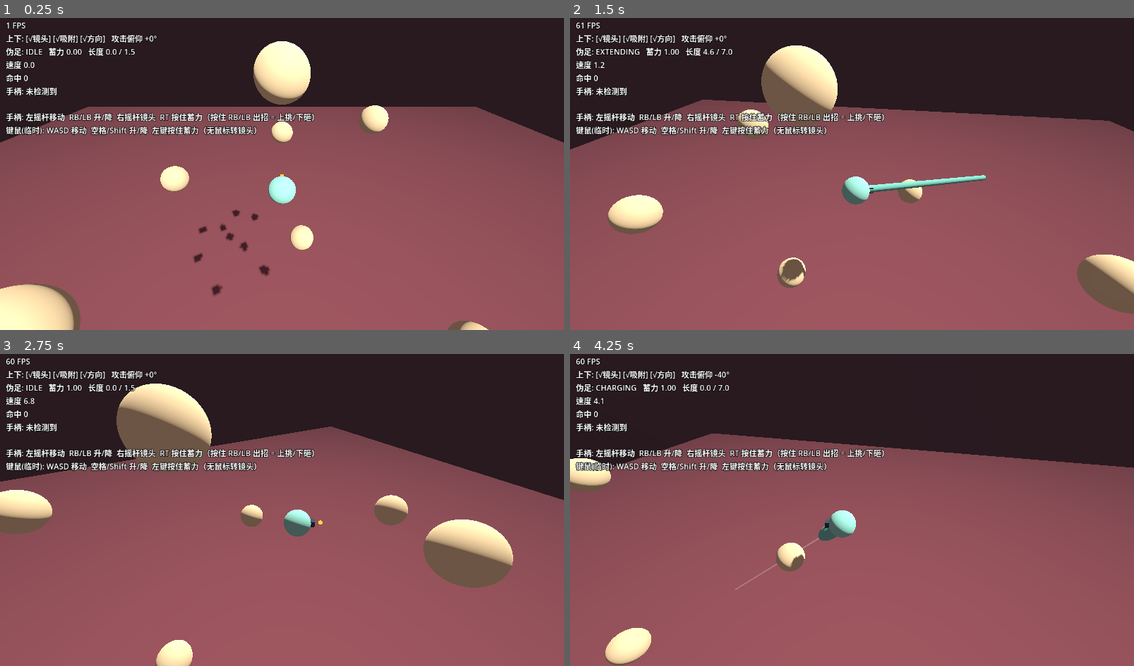
Above: before the commit, frames 1-4 (two rows, left to right).
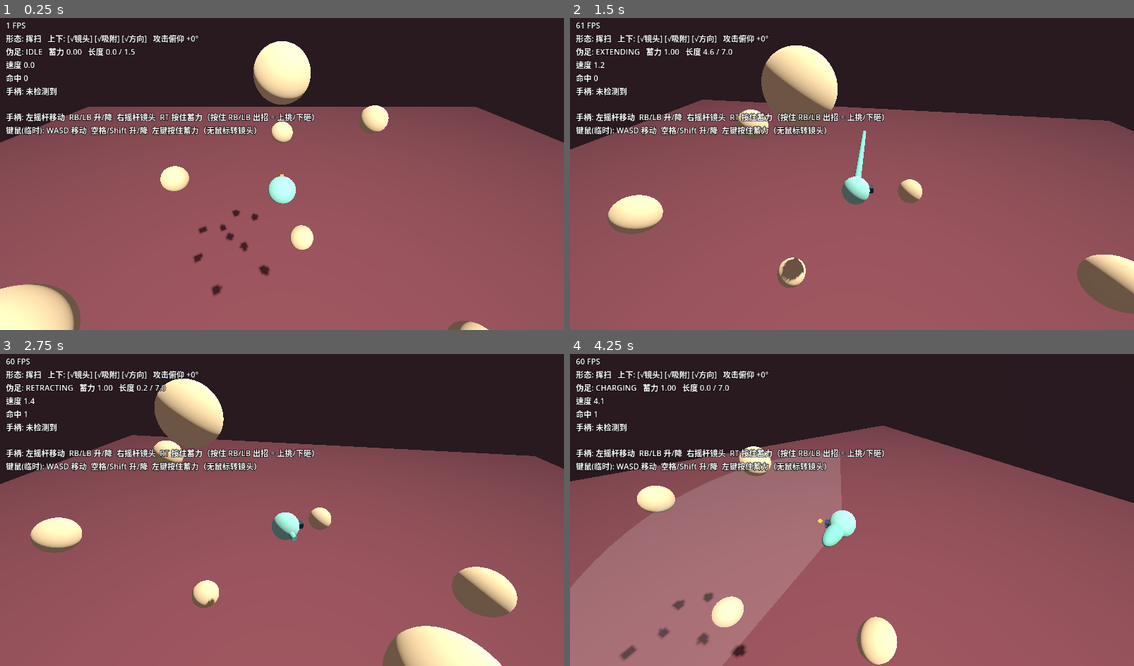
Above: after the commit, the same moments.

Repository: paddypasteur/cellgod
Game: Godot game, scene res://scenes/arena.tscn
Two runs of this game, one before a commit and one after it. Both use one fixed random seed, a clock stepped at 60 frames per second and the inputs below.
Inputs (mouse positions are in pixels of both pictures, inside the frame that each line leads up to):
- Up to frame 1 (0.25 s): no input
- Up to frame 2 (1.5 s): tap Enter at 0.5 s; move the mouse to (976, 155) at 0.52 s; press the mouse at (976, 155) at 0.53 s; hold D (move_right) 0.53-1.28 s; move the mouse to (739, 186) at 1.27 s; release the mouse at (739, 186) at 1.28 s; hold S (move_back) from 1.28 s (still down); click (739, 186) at 1.35 s
- Up to frame 3 (2.75 s): move the mouse to (338, 438) at 2.02 s; release S (move_back) at 2.03 s; press the mouse at (338, 438) at 2.03 s; hold D (move_right) from 2.03 s (still down)
- Up to frame 4 (4.25 s): move the mouse to (823, 572) at 2.77 s; release D (move_right) at 2.78 s; release the mouse at (823, 572) at 2.78 s; hold W (move_forward) 2.78-3.53 s; click (823, 572) at 2.85 s; move the mouse to (1021, 556) at 3.52 s; press the mouse at (1021, 556) at 3.53 s; hold A (move_left) from 3.53 s (still down)

The runs differ from the first frame. In frame 1, 0.6% of the frame differs, in the area x 1-36%, y 5-9%; in frame 2, 1.2%; in frame 3, 17%; in frame 4, 27%, in the area x 0-100%, y 5-100%.

Commit message:
伪足攻击新增挥扫形态（默认），直刺保留可切换
- 伸出后沿弧挥扫，弧度/时长按蓄力插值，平面倾角可调
- 胶囊体按角度步长逐段判定，可穿透多个目标、每个只算一次
- 蓄力预告改为扇形，鼓包在起点一侧
- CLAUDE.md：同步原型现状，开发 → 策划第二轮

Co-Authored-By: Claude Opus 5.5 <noreply@anthropic.com>

Diff:
--- a/scenes/player.tscn
+++ b/scenes/player.tscn
@@ -54,6 +54,14 @@
 material = SubResource("Mat_nose")
 size = Vector3(0.22, 0.22, 0.3)
 
+[sub_resource type="StandardMaterial3D" id="Mat_swing_preview"]
+transparency = 1
+cull_mode = 2
+shading_mode = 0
+albedo_color = Color(1, 1, 1, 0.18)
+
+[sub_resource type="ImmediateMesh" id="Mesh_swing_preview"]
+
 [node name="Player" type="CharacterBody3D"]
 collision_mask = 3
 motion_mode = 1
@@ -83,6 +91,12 @@
 cast_shadow = 0
 mesh = SubResource("Mesh_marker")
 
+[node name="SwingPreview" type="MeshInstance3D" parent="."]
+visible = false
+cast_shadow = 0
+material_override = SubResource("Mat_swing_preview")
+mesh = SubResource("Mesh_swing_preview")
+
 [node name="ReachPreview" type="MeshInstance3D" parent="."]
 visible = false
 cast_shadow = 0
--- a/scripts/player/player.gd
+++ b/scripts/player/player.gd
@@ -8,7 +8,13 @@
 
 signal hit_landed(target: Node, charge: float)
 
-enum PodState { IDLE, CHARGING, EXTENDING, HOLDING, RETRACTING }
+enum PodState { IDLE, CHARGING, EXTENDING, SWEEPING, HOLDING, RETRACTING }
+
+## 攻击形态。保留直刺用于 A/B 对比
+enum AttackShape {
+    THRUST,  ## 0 = 直线前刺：从背后看伪足和视线几乎共线，难读
+    SWING,   ## 1 = 伸出后挥扫一个弧：轨迹落在身体轮廓之外，从背后看得清
+}
 
 @export_group("移动")
 ## 最大悬浮速度（米/秒）
@@ -63,6 +69,26 @@
 ## 按住时间短于此值就松开，算轻点（最短伪足、零蓄力）
 @export var tap_threshold: float = 0.1
 
+@export_group("伪足 · 挥扫")
+## 攻击形态。运行中切换，下一次出招生效
+@export var attack_shape: AttackShape = AttackShape.SWING
+## 轻点时挥扫的总角度（度）
+@export_range(0.0, 300.0) var swing_arc_short_deg: float = 70.0
+## 蓄满时挥扫的总角度（度）
+@export_range(0.0, 300.0) var swing_arc_long_deg: float = 150.0
+## 轻点时扫完整个弧所用的时间（秒）
+@export var swing_time_short: float = 0.08
+## 蓄满时扫完整个弧所用的时间（秒）。长伪足扫得慢 = 破绽大
+@export var swing_time_long: float = 0.25
+## 挥扫平面的倾角（度）。0 = 水平左右扫；90 = 竖直从上往下劈；45 = 斜劈；负数反向倾斜
+@export_range(-90.0, 90.0) var swing_plane_deg: float = 0.0
+## 连续出招时左右（或上下）交替挥扫
+@export var swing_alternate: bool = true
+## true = 一次挥扫打中路径上所有目标（每个只算一次）；false = 碰到第一个就停住
+@export var swing_pass_through: bool = true
+## 判定的角度步长（度）。挥得快、弧度大时防止一帧扫过头跳过目标；越小越准
+@export_range(1.0, 20.0) var swing_check_step_deg: float = 4.0
+
 @export_group("伪足 · 时序")
 ## 伸出速度（米/秒）。实际速度按蓄力在短/长之间插值：长伪足伸得慢
 @export var extend_speed_short: float = 45.0
@@ -95,7 +121,7 @@
 @export_group("显示")
 ## 身体半径。要和碰撞形状、身体网格保持一致
 @export var body_radius: float = 0.5
-## 蓄力时显示一条细线，预告伪足能伸多远
+## 蓄力时显示预告：直刺是一条射程细线，挥扫是一片扇形
 @export var show_reach_preview: bool = true
 ## 蓄满时膜鼓起部分沿攻击方向拉长到多少（相对身体直径）
 @export var bulge_max_stretch: float = 1.2
@@ -124,14 +150,31 @@
 ## 当前伪足从膜表面伸出的长度
 var _pod_length: float = 0.0
 
+## 本次攻击是否挥扫（松手时锁定，出招中途切换形态不影响这一下）
+var _attack_is_swing: bool = false
+## 挥扫绕这根轴转；_attack_dir 是弧的正中，起点/终点是相对正中的角度
+var _swing_axis: Vector3 = Vector3.UP
+var _swing_start: float = 0.0
+var _swing_end: float = 0.0
+var _swing_duration: float = 0.1
+## 挥扫进度 0..1
+var _swing_t: float = 0.0
+## 下一次挥扫从哪一侧开始，+1 / -1
+var _swing_side: float = 1.0
+## 本次挥扫已经打中过的目标，避免同一个目标被一次挥扫判定多次
+var _swing_hit_ids: Array[int] = []
+
 var _tip_shape: SphereShape3D = SphereShape3D.new()
 var _tip_query: PhysicsShapeQueryParameters3D = PhysicsShapeQueryParameters3D.new()
+var _pod_capsule: CapsuleShape3D = CapsuleShape3D.new()
+var _pod_query: PhysicsShapeQueryParameters3D = PhysicsShapeQueryParameters3D.new()
 
 @onready var _pod_mesh: MeshInstance3D = $Pseudopod
 @onready var _bulge_mesh: MeshInstance3D = $Bulge
 @onready var _aim_marker: MeshInstance3D = $AimMarker
 @onready var _reach_preview: MeshInstance3D = $ReachPreview
 @onready var _facing_pivot: Node3D = $Facing
+@onready var _swing_preview: MeshInstance3D = $SwingPreview
 
 
 func _ready() -> void:
@@ -139,6 +182,10 @@
     _tip_query.collide_with_bodies = true
     _tip_query.collide_with_areas = false
     _tip_query.exclude = [get_rid()]
+    _pod_query.shape = _pod_capsule
+    _pod_query.collide_with_bodies = true
+    _pod_query.collide_with_areas = false
+    _pod_query.exclude = [get_rid()]
 
 
 func _unhandled_input(event: InputEvent) -> void:
@@ -328,13 +375,30 @@
         PodState.EXTENDING:
             var speed: float = lerpf(extend_speed_short, extend_speed_long, _attack_charge)
             var next_length: float = move_toward(_pod_length, _target_length, speed * delta)
-            var hit: Dictionary = _sweep_tip(_pod_length, next_length)
-            if not hit.is_empty():
-                _on_hit(hit)
-            else:
+            if _attack_is_swing:
+                # 挥扫的伸出阶段相当于抬手，不判定；伸到位后才开始扫
                 _pod_length = next_length
                 if _pod_length >= _target_length:
-                    _enter_hold()
+                    _pod_state = PodState.SWEEPING
+                    # 先检查起始姿态：伸到位时可能已经压在目标身上
+                    if _sweep_swing_to(0.0):
+                        _enter_hold()
+            else:
+                var hit: Dictionary = _sweep_tip(_pod_length, next_length)
+                if not hit.is_empty():
+                    _on_thrust_hit(hit)
+                else:
+                    _pod_length = next_length
+                    if _pod_length >= _target_length:
+                        _enter_hold()
+
+        PodState.SWEEPING:
+            var next_t: float = 1.0
+            if _swing_duration > 0.0:
+                next_t = minf(_swing_t + delta / _swing_duration, 1.0)
+            var stopped: bool = _sweep_swing_to(next_t)
+            if stopped or _swing_t >= 1.0:
+                _enter_hold()
 
         PodState.HOLDING:
             _hold_timer -= delta
@@ -371,6 +435,17 @@
     _target_length = lerpf(pod_min_length, pod_max_length, _attack_charge)
     _attack_dir = _aim_dir
     _pod_length = 0.0
+    _attack_is_swing = attack_shape == AttackShape.SWING
+    if _attack_is_swing:
+        _swing_axis = _swing_axis_for(_attack_dir)
+        var half: float = _swing_half_arc(_attack_charge)
+        _swing_start = half * _swing_side
+        _swing_end = -half * _swing_side
+        _swing_duration = lerpf(swing_time_short, swing_time_long, _attack_charge)
+        _swing_t = 0.0
+        _swing_hit_ids.clear()
+        if swing_alternate:
+            _swing_side = -_swing_side
     _pod_state = PodState.EXTENDING
 
 
@@ -406,11 +481,17 @@
     return hit
 
 
-func _on_hit(hit: Dictionary) -> void:
+func _on_thrust_hit(hit: Dictionary) -> void:
     _pod_length = hit["length"]
-    var target: Object = hit.get("collider")
-    if target != null and target.has_method(&"take_hit"):
-        target.call(&"take_hit", _attack_charge, _attack_dir)
+    _deal_hit(hit.get("collider"), _attack_dir)
+    _enter_hold()
+
+
+func _deal_hit(target: Object, direction: Vector3) -> void:
+    if target == null:
+        return
+    if target.has_method(&"take_hit"):
+        target.call(&"take_hit", _attack_charge, direction)
     if target is Node:
         hit_landed.emit(target, _attack_charge)
     # 按路径取 autoload 而不是直接写 HitStop：单脚本语法检查不加载 autoload，
@@ -418,7 +499,69 @@
     var hit_stop: Node = get_node_or_null(^"/root/HitStop")
     if hit_stop != null:
         hit_stop.call(&"trigger", lerpf(hitstop_light, hitstop_heavy, _attack_charge))
-    _enter_hold()
+
+
+# ---------------------------------------------------------------- 挥扫
+
+## 挥扫轴：默认取"攻击方向的上方"，绕它转就是左右扫；
+## 按倾角把轴往"攻击方向的右方"转，就变成斜劈或竖劈
+func _swing_axis_for(dir: Vector3) -> Vector3:
+    var right: Vector3 = dir.cross(Vector3.UP)
+    if right.length_squared() < 0.0001:
+        # 正朝上/下打时"右方"没定义，借用身体正面的右方
+        right = _facing_basis().x
+    right = right.normalized()
+    var up: Vector3 = right.cross(dir).normalized()
+    var tilt: float = deg_to_rad(swing_plane_deg)
+    return (up * cos(tilt) + right * sin(tilt)).normalized()
+
+
+func _swing_half_arc(charge: float) -> float:
+    return deg_to_rad(lerpf(swing_arc_short_deg, swing_arc_long_deg, charge)) * 0.5
+
+
+## 伪足当前实际指向。挥扫时随进度转动，直刺时就是攻击方向
+func _pod_dir() -> Vector3:
+    if _attack_is_swing:
+        return _attack_dir.rotated(_swing_axis, lerpf(_swing_start, _swing_end, _swing_t))
+    return _attack_dir
+
+
+## 把挥扫推进到 to_t，按角度步长逐段检测，防止一帧扫过头跳过目标。
+## 返回 true 表示碰到目标且不穿透，挥扫应当停在这里
+func _sweep_swing_to(to_t: float) -> bool:
+    var from_t: float = _swing_t
+    var swept_deg: float = rad_to_deg(absf(_swing_end - _swing_start) * (to_t - from_t))
+    var steps: int = maxi(1, ceili(swept_deg / swing_check_step_deg))
+    for i: int in range(1, steps + 1):
+        _swing_t = lerpf(from_t, to_t, float(i) / float(steps))
+        if _check_pod_overlap() and not swing_pass_through:
+            return true
+    _swing_t = to_t
+    return false
+
+
+## 用一根胶囊体覆盖整条伪足做重叠检测：挥扫时打中的可能是伪足中段，不只是尖端
+func _check_pod_overlap() -> bool:
+    var dir: Vector3 = _pod_dir()
+    var total: float = body_radius + _pod_length
+    _pod_capsule.radius = pod_tip_radius
+    _pod_capsule.height = maxf(total, pod_tip_radius * 2.0)
+    _pod_query.collision_mask = hit_mask
+    _pod_query.transform = Transform3D(_basis_y_to(dir), global_position + dir * total * 0.5)
+    var space: PhysicsDirectSpaceState3D = get_world_3d().direct_space_state
+    var hit_any: bool = false
+    for result: Dictionary in space.intersect_shape(_pod_query, 8):
+        var target: Object = result.get("collider")
+        if target == null:
+            continue
+        var id: int = target.get_instance_id()
+        if _swing_hit_ids.has(id):
+            continue
+        _swing_hit_ids.append(id)
+        _deal_hit(target, dir)
+        hit_any = true
+    return hit_any
 
 
 # ---------------------------------------------------------------- 移动
@@ -457,7 +600,7 @@
     match _pod_state:
         PodState.CHARGING:
             return move_scale_charging
-        PodState.EXTENDING, PodState.HOLDING, PodState.RETRACTING:
+        PodState.EXTENDING, PodState.SWEEPING, PodState.HOLDING, PodState.RETRACTING:
             return lerpf(move_scale_extended_short, move_scale_extended_long, _attack_charge)
         _:
             return 1.0
@@ -487,18 +630,29 @@
     if _aim_marker.visible:
         _aim_marker.position = _aim_dir * (body_radius + 0.35)
 
-    # 蓄力的可读性靠剪影：膜朝攻击方向鼓起、越蓄越长
-    _bulge_mesh.visible = _pod_state == PodState.CHARGING
+    var charging: bool = _pod_state == PodState.CHARGING
+    var swing_selected: bool = attack_shape == AttackShape.SWING
+
+    # 蓄力的可读性靠剪影：膜朝伪足将要伸出的方向鼓起、越蓄越长。
+    # 挥扫时鼓在起点那一侧，顺便预告这一下从哪边扫过来
+    _bulge_mesh.visible = charging
     if _bulge_mesh.visible:
         var c: float = _current_charge()
+        var bulge_dir: Vector3 = _aim_dir
+        if swing_selected:
+            bulge_dir = _aim_dir.rotated(_swing_axis_for(_aim_dir), _swing_half_arc(c) * _swing_side)
         var width: float = lerpf(0.35, 0.6, c)
         var length: float = lerpf(0.4, bulge_max_stretch, c)
         _bulge_mesh.transform = Transform3D(
-            _basis_y_to(_aim_dir) * Basis.from_scale(Vector3(width, length, width)),
-            _aim_dir * (body_radius * 0.6 + length * 0.25)
+            _basis_y_to(bulge_dir) * Basis.from_scale(Vector3(width, length, width)),
+            bulge_dir * (body_radius * 0.6 + length * 0.25)
         )
 
-    _reach_preview.visible = show_reach_preview and _pod_state == PodState.CHARGING
+    _swing_preview.visible = show_reach_preview and charging and swing_selected
+    if _swing_preview.visible:
+        _draw_swing_preview(_current_reach_length(), _current_charge())
+
+    _reach_preview.visible = show_reach_preview and charging and not swing_selected
     if _reach_preview.visible:
         var reach: float = _current_reach_length()
         _reach_preview.transform = Transform3D(
@@ -511,10 +665,35 @@
         # 伪足从细胞中心长出，总长 = 半径 + 伸出长度；蓄得越满越细，像被拉长
         var total: float = body_radius + _pod_length
         var thickness: float = lerpf(1.0, 0.7, _attack_charge)
+        var dir: Vector3 = _pod_dir()
         _pod_mesh.transform = Transform3D(
-            _basis_y_to(_attack_dir) * Basis.from_scale(Vector3(thickness, total, thickness)),
-            _attack_dir * total * 0.5
+            _basis_y_to(dir) * Basis.from_scale(Vector3(thickness, total, thickness)),
+            dir * total * 0.5
         )
+
+
+## 扇形环带：从膜表面到伪足能伸到的距离，覆盖即将扫过的整个弧
+func _draw_swing_preview(reach: float, charge: float) -> void:
+    var mesh := _swing_preview.mesh as ImmediateMesh
+    if mesh == null:
+        return
+    mesh.clear_surfaces()
+    var axis: Vector3 = _swing_axis_for(_aim_dir)
+    var half: float = _swing_half_arc(charge)
+    var segments: int = maxi(2, ceili(rad_to_deg(half * 2.0) / 5.0))
+    var inner: float = body_radius
+    var outer: float = body_radius + reach
+    mesh.surface_begin(Mesh.PRIMITIVE_TRIANGLES)
+    for i: int in segments:
+        var d0: Vector3 = _aim_dir.rotated(axis, lerpf(half, -half, float(i) / segments))
+        var d1: Vector3 = _aim_dir.rotated(axis, lerpf(half, -half, float(i + 1) / segments))
+        mesh.surface_add_vertex(d0 * inner)
+        mesh.surface_add_vertex(d0 * outer)
+        mesh.surface_add_vertex(d1 * outer)
+        mesh.surface_add_vertex(d0 * inner)
+        mesh.surface_add_vertex(d1 * outer)
+        mesh.surface_add_vertex(d1 * inner)
+    mesh.surface_end()
 
 
 ## 让网格的 Y 轴指向 dir（圆柱、椭球默认沿 Y 轴）
@@ -531,7 +710,8 @@
 func get_debug_text() -> String:
     var state_name: String = PodState.keys()[_pod_state]
     var charge: float = _current_charge() if _pod_state == PodState.CHARGING else _attack_charge
-    return "上下: [%s镜头] [%s吸附] [%s方向]   攻击俯仰 %+.0f°\n伪足: %s   蓄力 %.2f   长度 %.1f / %.1f\n速度 %.1f" % [
+    return "形态: %s   上下: [%s镜头] [%s吸附] [%s方向]   攻击俯仰 %+.0f°\n伪足: %s   蓄力 %.2f   长度 %.1f / %.1f\n速度 %.1f" % [
+        "挥扫" if attack_shape == AttackShape.SWING else "直刺",
         "√" if vertical_from_camera else "×",
         "√" if vertical_assist_enabled else "×",
         "√" if directional_attacks else "×",
Not shown, changed: CLAUDE.md
